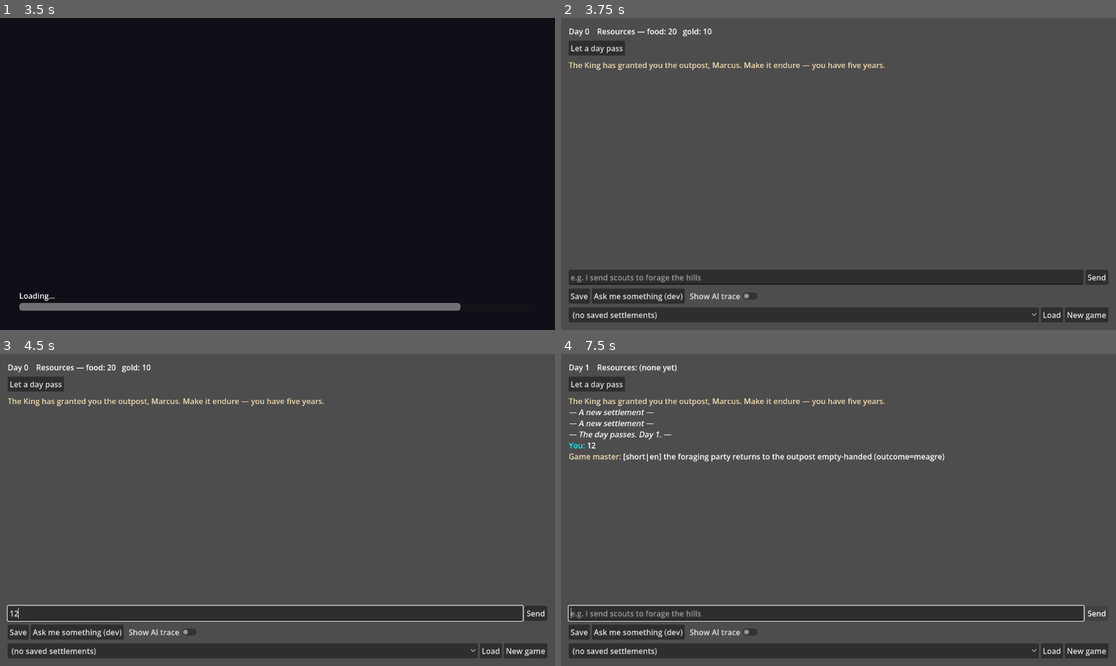
Above: before the commit, frames 1-4 (two rows, left to right).
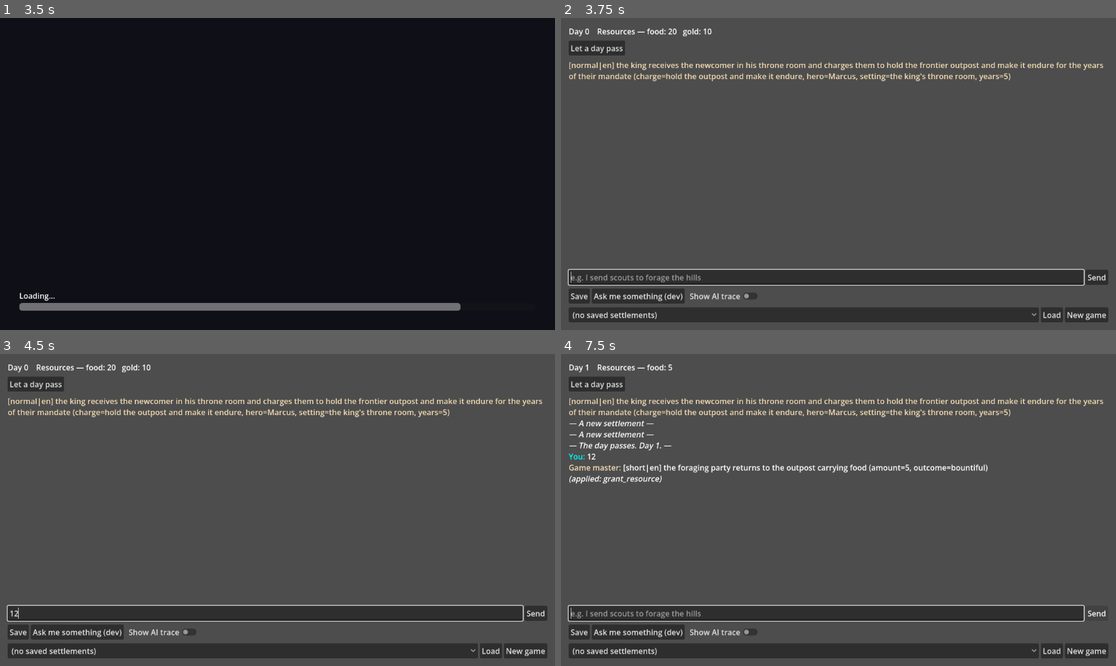
Above: after the commit, the same moments.

Repository: ThiagoVSouza/TheOutpostGodot
Game: Godot game, scene res://core/bootstrap/boot.tscn
Two runs of this game, one before a commit and one after it. Both use one fixed random seed, a clock stepped at 60 frames per second and the inputs below.
Inputs (mouse positions are in pixels of both pictures, inside the frame that each line leads up to):
- Up to frame 1 (3.5 s): tap Enter at 0.5 s; move the mouse to (399, 158) at 0.52 s; hold Shift 0.53-1.25 s; click (399, 158) at 0.67 s; tap Space at 1.25 s; drag from (166, 189) to (249, 236) at 1.27 s; click "New Game" at 2 s; click "Start" at 2.75 s
- Up to frame 2 (3.75 s): tap Enter at 3.5 s; move the mouse to (894, 105) at 3.52 s; tap Ctrl at 3.6 s; click (894, 105) at 3.67 s
- Up to frame 3 (4.5 s): click (266, 612) at 4.27 s; type "12" at 4.35 s
- Up to frame 4 (7.5 s): click "New game" at 5 s; click "New game" at 5.75 s; click "Let a day pass" at 6.5 s; click "Send" at 7.25 s

Frame 1 is identical in both runs. In frame 2, 2.3% of the frame differs, in the area x 1-98%, y 14-86%; in frame 3, 1.7%; in frame 4, 3.8%, in the area x 1-98%, y 3-42%.

Commit message:
Narrated opening: play the king's charge as a workflow
A fresh game now plays a narrated opening once (the throne room, the
king's charge) instead of a static line. Narration is a workflow (D30):
the seed stashes the opening's facts (opening = {hero, years}; code
decides, D4), base_game authors a single-beat `opening` workflow that
narrates over those facts, and the chat screen runs it through the
executor on first entry to a fresh game, renders the prose, then clears
the facts so it does not replay on remount. Falls back to a plain line
if the narrator returns nothing (outage/stub). A fuller multi-beat
opening can grow in the workflow without touching the screen.

New headless test drives the real seed -> opening workflow -> narration;
302 green.

Co-Authored-By: Claude Opus 4.8 <noreply@anthropic.com>

Diff:
--- a/modules/base_game/base_game_module.gd
+++ b/modules/base_game/base_game_module.gd
@@ -85,6 +85,10 @@
 	# then let the command own the numbers. One workflow serves every template because plot
 	# mutation lives in the command, not here (Fork 2).
 	kernel.workflow_registry.register(_plan_tick_workflow())
+	# The narrated opening a fresh game plays once (the throne room, the king's charge). Narration
+	# is a workflow (D30), not a static string: the seed decides the facts (who, how long), the
+	# narrator only dresses them (D4).
+	kernel.workflow_registry.register(_opening_workflow())
 	# Verification scaffolding, not game content: a workflow that stops to ask, so the
 	# confirm → suspend → resume path is drivable in the running app until authored content
 	# uses `confirm` for real. Registered **at boot** rather than on demand — a suspended
@@ -103,7 +107,8 @@
 ## marked** — like `_dev_confirm_workflow`, it exists so the full flow reaches a real, living game
 ## start until authored content replaces it. Everything goes through the whitelisted CommandBus (D4):
 ## a small cast with dispositions, starting resources, and one background plot that will tick as the
-## clock advances. The opening line is a placeholder for a real narrated opening workflow.
+## clock advances. It also stashes the opening's facts; the chat screen plays the narrated `opening`
+## workflow over them on first entry to a fresh game.
 func seed_new_game(kernel: GameKernel, params: Dictionary) -> void:
 	var hero_name := String(params.get("hero_name", "Marcus"))
 	var bus := kernel.commands
@@ -117,8 +122,9 @@
 	# session so the living-world loop can be watched end to end (placeholder pacing).
 	bus.execute(CreatePlanCommand.new("steward_extortion", "steward_extortion", "plan_tick",
 		["steward", "hero"], "The King's Steward is pressuring the outpost for bribes.", 3))
-	kernel.state.set_value("opening_line",
-		"The King has granted you the outpost, %s. Make it endure — you have five years." % hero_name)
+	# The facts the opening narration will dress (D4: code decides, the narrator only tells). The
+	# chat screen plays the `opening` workflow over these on first entry to a fresh game.
+	kernel.state.set_value("opening", {"hero": hero_name, "years": 5})
 
 
 ## Dev-only (see `register`): stops to ask, then grants if the player agrees.
@@ -335,6 +341,25 @@
 	return {"op": "remember", "text": text, "subjects": "@subjects", "day": "@today", "kind": "plan"}
 
 
+## The narrated opening a fresh game plays once. A single `narrate` beat: the king receives the
+## newcomer and charges them to hold the outpost. The facts (who, how long) are the seed's; the
+## narrator dresses them into the scene (D4). Placeholder-authored — a fuller multi-beat opening
+## (arrival, the court, the charge) can grow here without touching the screen that plays it.
+func _opening_workflow() -> Dictionary:
+	return {
+		"op": "workflow", "id": "opening", "version": 1, "origin": "base_game",
+		"params": {"hero": {"type": "string"}, "years": {"type": "int"}},
+		"steps": [
+			{"op": "narrate",
+			 "instruction": "the king receives the newcomer in his throne room and charges them to "
+				+ "hold the frontier outpost and make it endure for the years of their mandate",
+			 "context": {"hero": "@hero", "years": "@years", "setting": "the king's throne room",
+				"charge": "hold the outpost and make it endure"},
+			 "verbosity": "long", "language": "en"}
+		]
+	}
+
+
 ## A tiny, validated workflow on the A3 kernel: read the food stores, emit a localizable
 ## month-end line (key + values, never an assembled string — D24 i18n discipline), and grant
 ## a little upkeep gold. Demonstrates the DSL end to end.
--- a/modules/base_game/screens/chat_screen.gd
+++ b/modules/base_game/screens/chat_screen.gd
@@ -39,24 +39,49 @@
 	Kernel.events.subscribe("workflow_emit", _on_workflow_emit)
 	# T5: reflect AI outage/recovery state as system messages + the Retry control.
 	Kernel.events.subscribe(AiAvailability.EVENT_NAME, _on_ai_availability_changed)
-	# Boot has already resumed the session by now, so say which settlement this is — opening
-	# into a loaded world with no acknowledgement reads as if nothing was saved.
-	var opening := String(Kernel.state.get_value("opening_line", ""))
-	if Kernel.session.has_slot():
-		_append("[b]%s[/b] — day %d. Welcome back." % [Kernel.session.slot_name, Kernel.clock.total_days])
-	elif not opening.is_empty():
-		# A fresh game seeded an opening (the in-game phase). Placeholder for a real narrated
-		# opening workflow (throne room, the king's charge).
-		_append("[color=wheat]%s[/color]" % opening)
-	else:
-		_append("[b]The Outpost[/b] — the game master awaits. Describe what you do.")
+	# Status is shown before the greeting so day/resources are up even while a narrated opening
+	# (an AI await) is still resolving.
 	_refresh_day()
 	_refresh_resources()
 	_refresh_slots()
+	# Boot has already resumed the session by now, so say which settlement this is — opening
+	# into a loaded world with no acknowledgement reads as if nothing was saved.
+	if Kernel.session.has_slot():
+		_append("[b]%s[/b] — day %d. Welcome back." % [Kernel.session.slot_name, Kernel.clock.total_days])
+	elif not (Kernel.state.get_value("opening", {}) as Dictionary).is_empty():
+		# A fresh game carries the opening's facts; play the narrated opening over them.
+		await _play_opening()
+	else:
+		_append("[b]The Outpost[/b] — the game master awaits. Describe what you do.")
 	# The GATE 0 call for M4: a question the player was asked before they closed the game is
 	# put back in front of them, not silently cancelled. B1 kept the instance; this is the half
 	# that lets them actually answer it.
 	_present_oldest_pending()
+
+
+## Play the narrated opening for a fresh game (the throne room, the king's charge). Narration is a
+## workflow (D30), so this runs the authored `opening` workflow through the executor and renders its
+## prose — the same seam a turn narrates through, not a hardcoded string. Input is locked while it
+## resolves (a real narrator is an AI await); the opening facts are cleared afterward so it does not
+## replay if the screen remounts within the session.
+func _play_opening() -> void:
+	var facts: Dictionary = Kernel.state.get_value("opening", {})
+	var definition: Variant = Kernel.workflow_registry.get_definition("opening")
+	if not (definition is Dictionary):
+		_append("[b]The Outpost[/b] — the game master awaits. Describe what you do.")
+		return
+	_set_busy(true)
+	var instance := WorkflowInstance.create(
+		"opening", int((definition as Dictionary).get("version", 1)), facts, 0)
+	var result: RefCounted = await WorkflowExecutor.for_kernel(Kernel).run(
+		definition as Dictionary, instance, AiTrace.new())
+	var prose := String(result.get("narration"))
+	if prose.is_empty():
+		# The narrator produced nothing (an outage, or the base stub): a fresh game still opens.
+		prose = "The King has granted you the outpost. Make it endure."
+	_append("[color=wheat]%s[/color]" % prose)
+	Kernel.state.set_value("opening", {})  # played once; do not replay on remount
+	_set_busy(false)
 
 
 func _build_ui() -> void:
--- a/tests/integration/test_new_game_seed.gd
+++ b/tests/integration/test_new_game_seed.gd
@@ -46,8 +46,10 @@
 	assert_true(Plans.due(plans, 2).is_empty(), "not yet due on day 2")
 	assert_false(Plans.due(plans, 3).is_empty(), "due by day 3")
 
-	# The opening the game screen shows, and the announcement.
-	assert_string_contains(String(kernel.state.get_value("opening_line", "")), "Livia")
+	# The facts the narrated opening will dress (the screen plays the `opening` workflow over them),
+	# and the announcement.
+	var opening: Dictionary = kernel.state.get_value("opening", {})
+	assert_eq(String(opening.get("hero", "")), "Livia", "the opening carries the hero's name")
 	assert_eq(started.size(), 1, "new_game_started fired once")
 
 
@@ -77,6 +79,25 @@
 	assert_false(ticked.is_empty(), "the tick surfaced a chronicle line in play")
 
 
+func test_the_opening_workflow_narrates_over_the_seeded_facts() -> void:
+	# What the chat screen plays on first entry to a fresh game: the authored `opening` workflow
+	# narrates over the seed's facts (D30 — the opening is a workflow, not a static string, and the
+	# narrator is handed the decided facts rather than inventing them, D4).
+	var kernel := _kernel()
+	kernel.session.begin_new_game({"hero_name": "Livia"})
+	var facts: Dictionary = kernel.state.get_value("opening", {})
+	var definition: Variant = kernel.workflow_registry.get_definition("opening")
+	assert_true(definition is Dictionary, "base_game authors an opening workflow")
+
+	var instance := WorkflowInstance.create("opening", 1, facts, 0)
+	var result: RefCounted = await WorkflowExecutor.for_kernel(kernel).run(
+		definition as Dictionary, instance, AiTrace.new())
+
+	var prose := String(result.get("narration"))
+	assert_false(prose.is_empty(), "the opening produced narration")
+	assert_string_contains(prose, "Livia", "the narrator was handed the hero's name")
+
+
 func test_begin_new_game_replaces_a_previous_game() -> void:
 	var kernel := _kernel()
 	kernel.session.begin_new_game({"hero_name": "First"})
Not shown, changed: docs/plan.md
